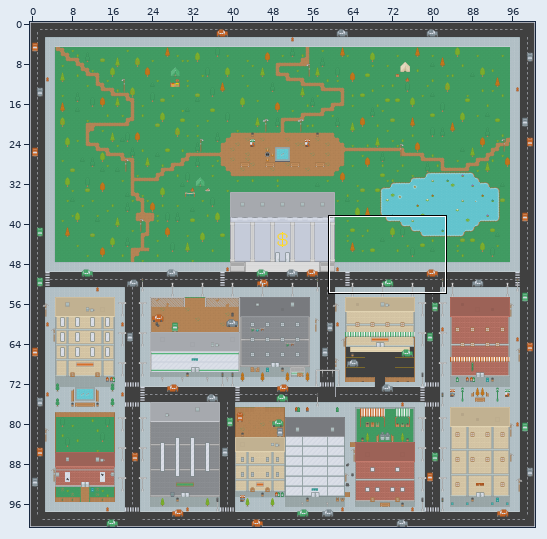
Tiled map (JSON) -- assets/tilemaps/outside-bank.json. Above: a wide view before the commit, with the close-up outlined.
Close-up. Before:
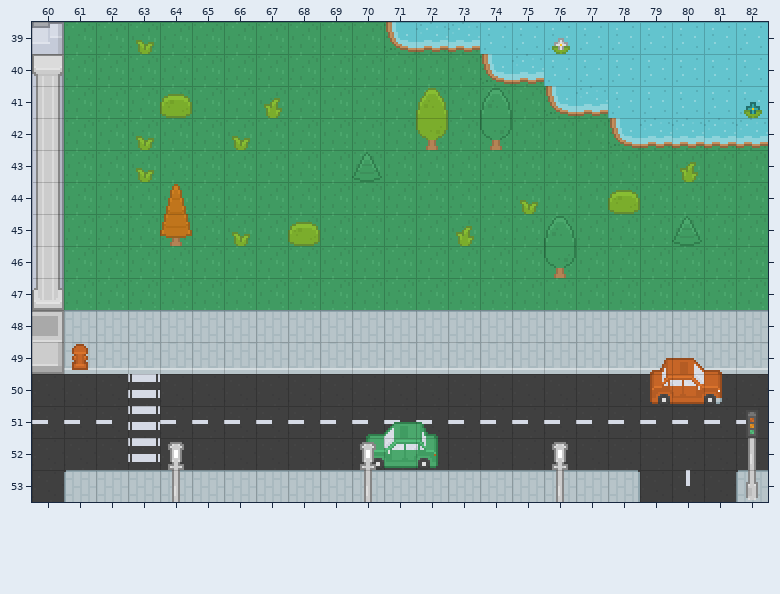
Cells are 16x16 px. Shown: x 60..82, y 39..53. The commit also changed other parts of the map, which this record leaves out.
Once edited:
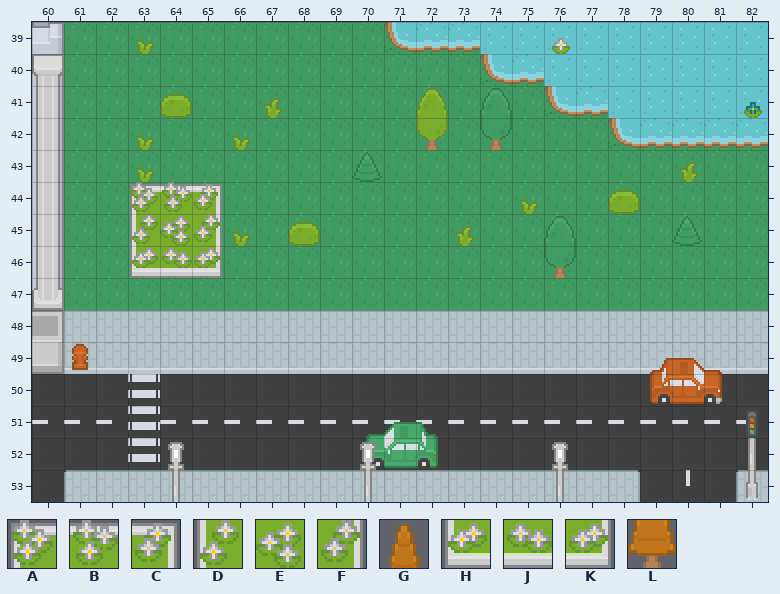
Key: from "Rogue Like Rpg": A 515, B 516, C 517, D 572, E 573, F 574, G 587, H 629, J 630, K 631, L 644.
_ is an empty cell.
Tiles replaced or removed in this view: G, L.
What changed:
Changed rows in their new state; . is an unchanged cell.
Layer "World":
first column x 63:
44 ABC
45 DEF
46 HJK
Where, in picture pixels (left, top, right, bottom), the same in both close-ups:
changed: (130, 182, 222, 278)
